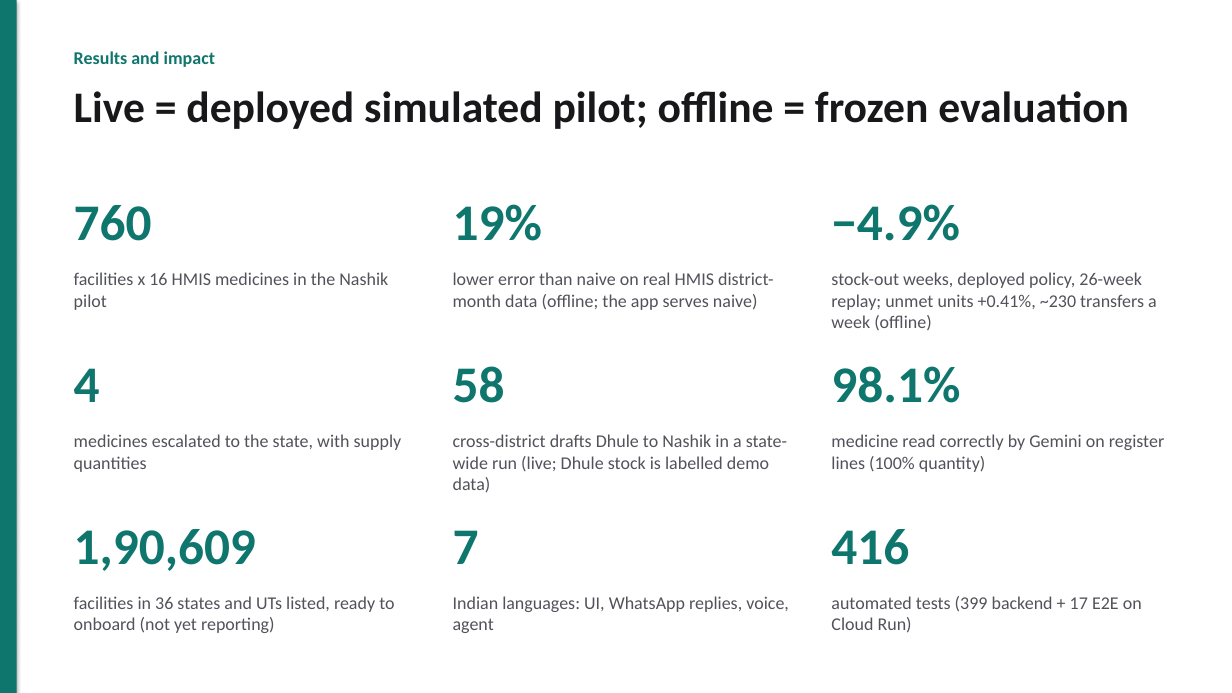
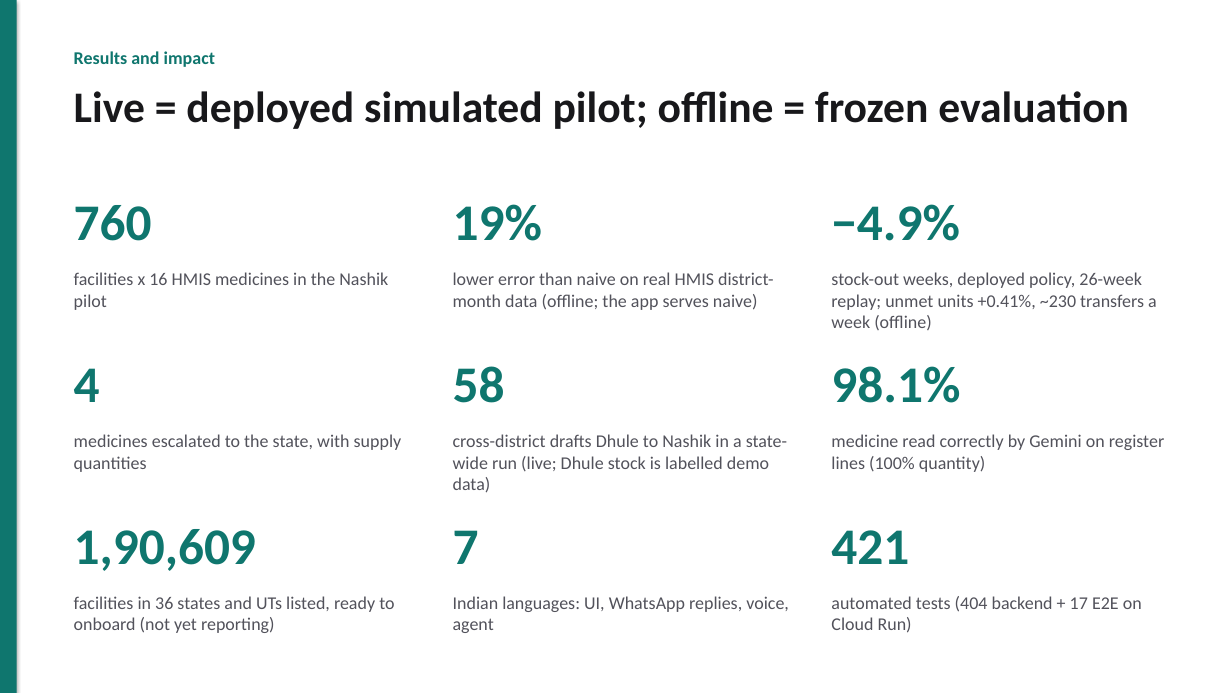
Before and after one commit to akshat333-debug/AushadhiNet, a slide deck: slide 9 of docs/pitch/AushadhiNet-pitch.pptx. Drawn at 1232x693 pixels with LibreOffice and Linux fonts; fonts in the diff are those of the drawing. Boxes give left, top, right and bottom in pixels: in the first picture for what was removed or moved away, otherwise in the second. Text is boxed around its words. In the diff, an @@ line names an element or a change of style, - is before the commit and + after.

```diff
--- a/docs/pitch/AushadhiNet-pitch.pptx
+++ b/docs/pitch/AushadhiNet-pitch.pptx
@@ text at bbox=[831, 530, 909, 564]: text changed @@
-416
+421
@@ text at bbox=[831, 596, 1142, 633]: text changed @@
-automated tests (399 backend + 17 E2E on Cloud Run)
+automated tests (404 backend + 17 E2E on Cloud Run)
```
Also in this commit, not shown: 22 other files.
